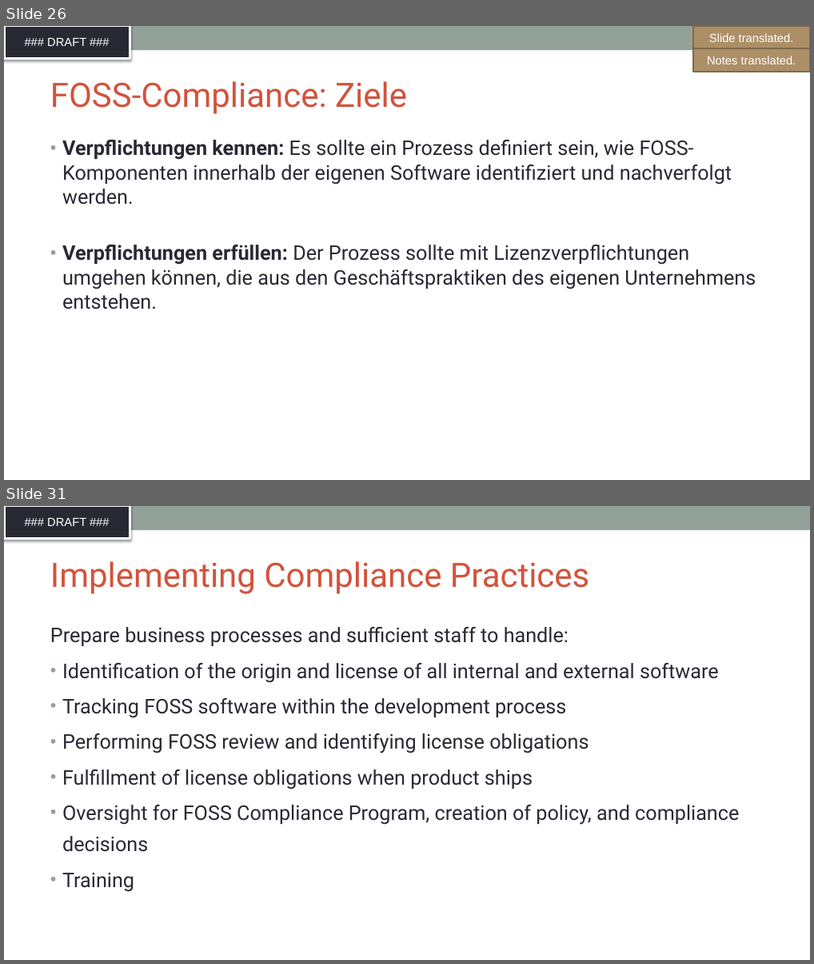
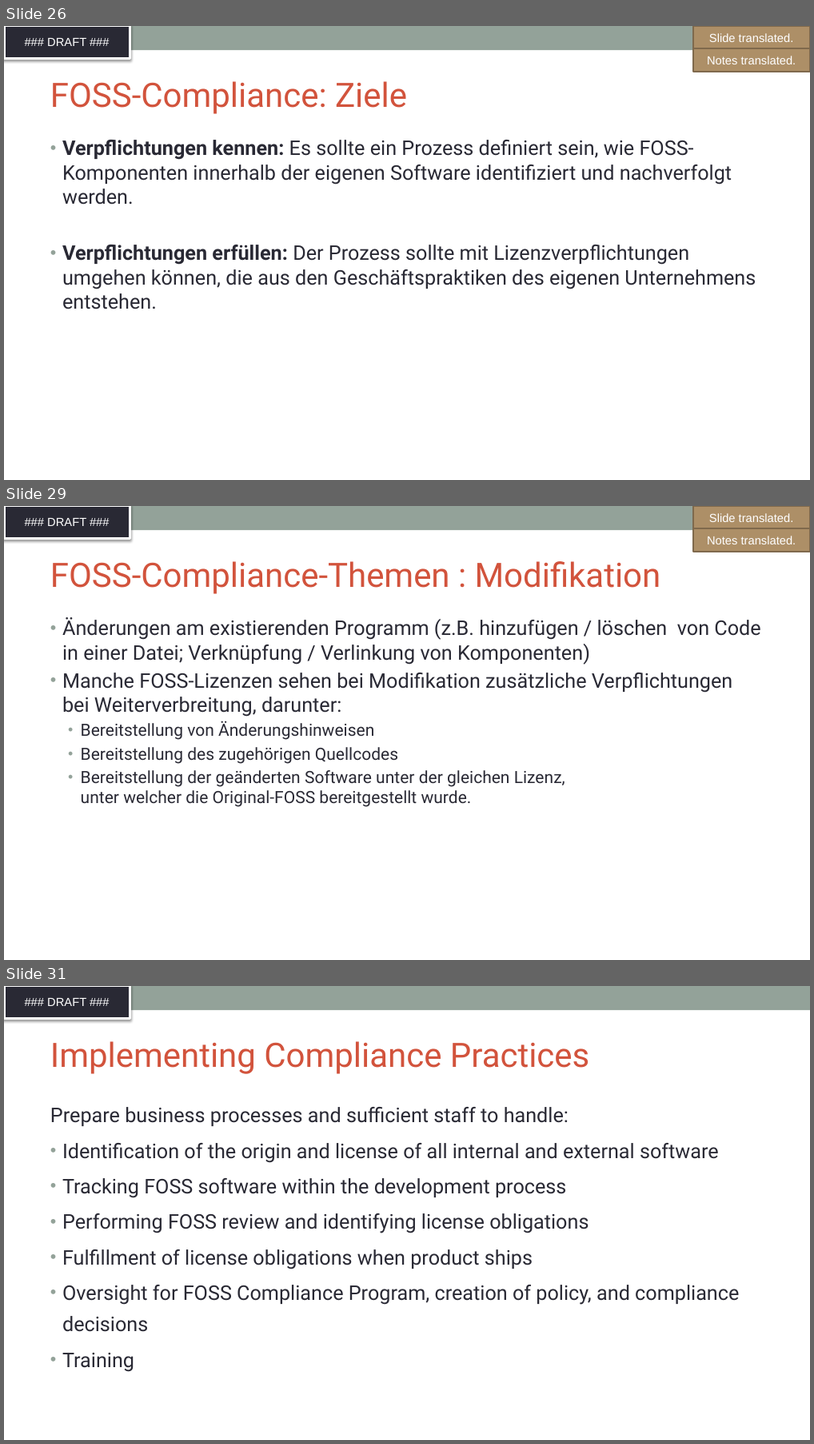
Before and after one commit to SThanheiser/curriculum, a slide deck: translation-DE/slides/DFT_openchain-curriculum-for-1-1_GER.pptx. Shown one above the other, each under a label of ours: slides 26 and 31 before the commit, slides 26, 29 and 31 after it; the slides between them are not shown. The pictures are 814x964 and 814x1444 pixels, drawn with LibreOffice and Linux fonts; fonts in the diff are those of the drawing; background and template pictures are left out. Boxes give left, top, right and bottom in pixels: in the first picture for what was removed or moved away, otherwise in the second. Text is boxed around its words. In the diff, an @@ line names an element or a change of style, - is before the commit and + after.

Commit message:
translation of slides 27-30, 35

```diff
--- a/translation-DE/slides/DFT_openchain-curriculum-for-1-1_GER.pptx
+++ b/translation-DE/slides/DFT_openchain-curriculum-for-1-1_GER.pptx
@@ slide 29 added at <box>4,506,810,960</box>, background #FFFFFF; not listed: 2 template elements that a slide beside it also shows @@
@@ rectangle added at <box>694,506,810,529</box>, fill #AD8F67, outline #806A4C 2 pt, 14 pt, text #FFFFFF @@
+Slide translated.
@@ rectangle added at <box>694,528,810,552</box>, fill #AD8F67, outline #806A4C 2 pt, 14 pt, text #FFFFFF @@
+Notes translated.
@@ title added at <box>50,561,662,594</box>, 40 pt, text #D2533C @@
+FOSS-Compliance-Themen : Modifikation
@@ text added at <box>62,617,761,807</box>, 24 pt, text #292934 @@
+• Änderungen am existierenden Programm (z.B. hinzufügen / löschen von Code in einer Datei; Verknüpfung / Verlinkung von Komponenten)
+• Manche FOSS-Lizenzen sehen bei Modifikation zusätzliche Verpflichtungen bei Weiterverbreitung, darunter:
+  • Bereitstellung von Änderungshinweisen
+  • Bereitstellung des zugehörigen Quellcodes
+  • Bereitstellung der geänderten Software unter der gleichen Lizenz,
+    unter welcher die Original-FOSS bereitgestellt wurde.
```
Also in this commit, not shown: 2 slides changed, 2 other slides added, 3 slides removed.
